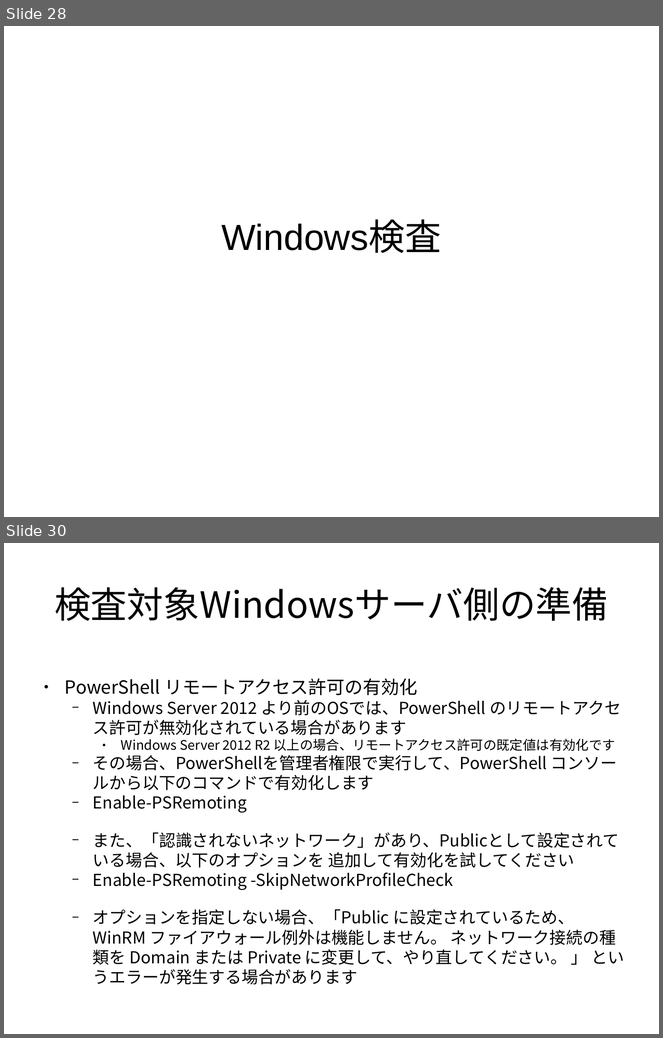
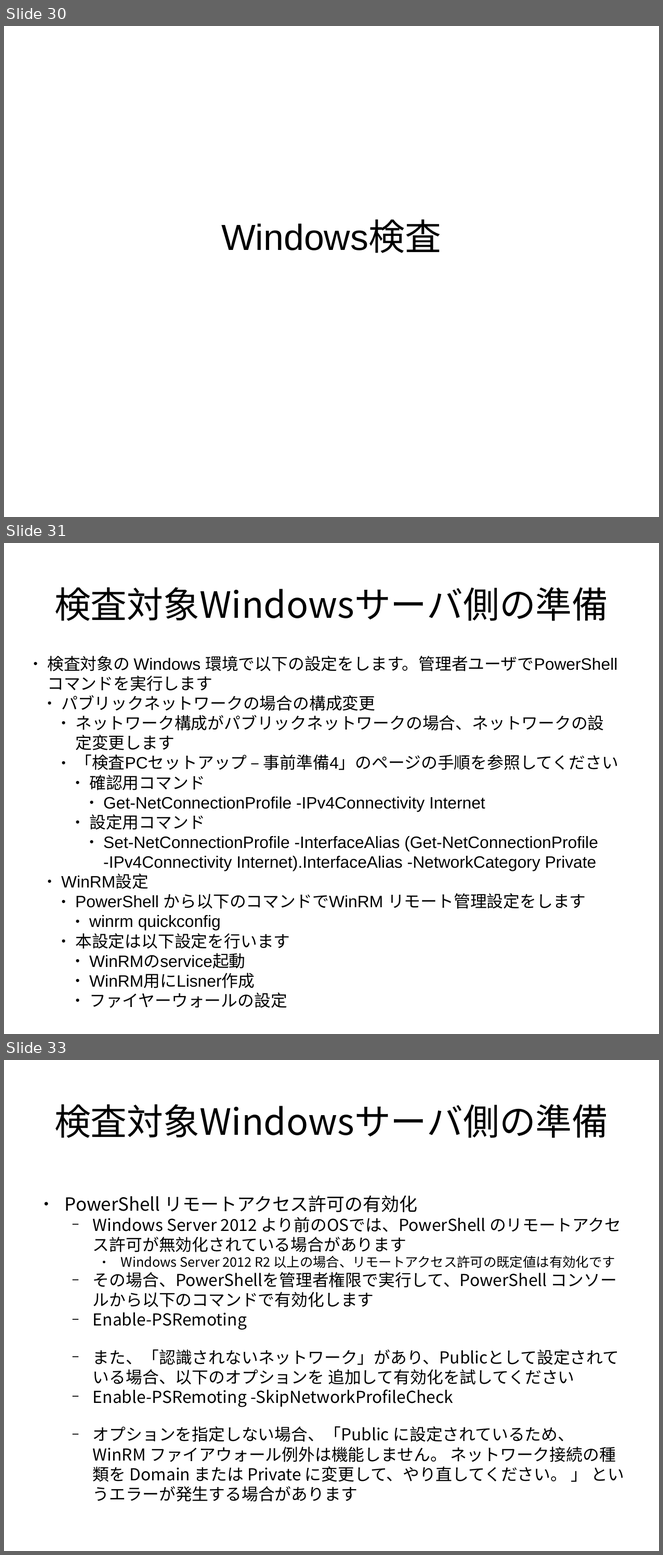
Before and after one commit to frsw3nr/gradle-server-acceptance, a slide deck: docs/jp/tutorial_test_pc.pptx. Shown one above the other, each under a label of ours: slides 28 and 30 before the commit, slides 30, 31 and 33 after it; the slides between them are not shown. The pictures are 663x1038 and 663x1555 pixels, drawn with LibreOffice and Linux fonts; fonts in the diff are those of the drawing. Boxes give left, top, right and bottom in pixels: in the first picture for what was removed or moved away, otherwise in the second. Text is boxed around its words. In the diff, an @@ line names an element or a change of style, - is before the commit and + after.

```diff
--- a/docs/jp/tutorial_test_pc.pptx
+++ b/docs/jp/tutorial_test_pc.pptx
@@ slide 31 added at <box>4,543,659,1034</box>, background #FFFFFF @@
@@ text added at <box>54,587,609,621</box>, 44 pt, text #000000 @@
+検査対象Windowsサーバ側の準備
@@ text added at <box>47,656,619,989</box>, 20 pt, text #000000 @@
+● 検査対象の Windows 環境で以下の設定をします。管理者ユーザでPowerShellコマンドを実行します
+  ● パブリックネットワークの場合の構成変更
+    ● ネットワーク構成がパブリックネットワークの場合、ネットワークの設定変更します
+    ● 「検査PCセットアップ – 事前準備4」のページの手順を参照してください
+      ● 確認用コマンド
+        ● Get-NetConnectionProfile -IPv4Connectivity Internet
+      ● 設定用コマンド
+        ● Set-NetConnectionProfile -InterfaceAlias (Get-NetConnectionProfile -IPv4Connectivity Internet).InterfaceAlias -NetworkCategory Private
+  ● WinRM設定
+    ● PowerShell から以下のコマンドでWinRM リモート管理設定をします
+      ● winrm quickconfig
+    ● 本設定は以下設定を行います
+      ● WinRMのservice起動
+      ● WinRM用にLisner作成
+      ● ファイヤーウォールの設定
@@ what was slide 28 is now slide 30 @@
@@ what was slide 30 is now slide 33 @@
```
Also in this commit, not shown: 6 slides changed, 2 other slides added, 23 other files.
